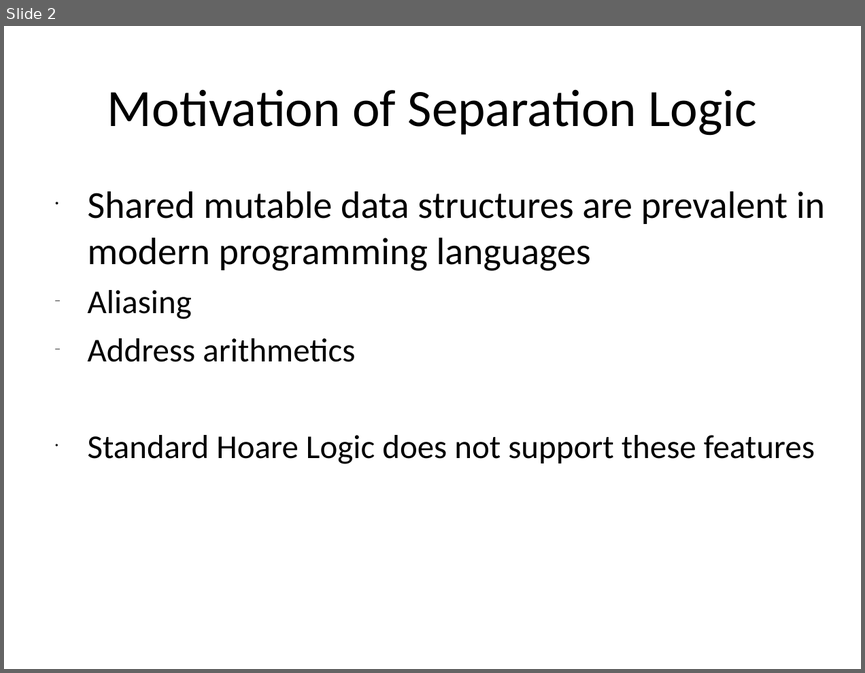
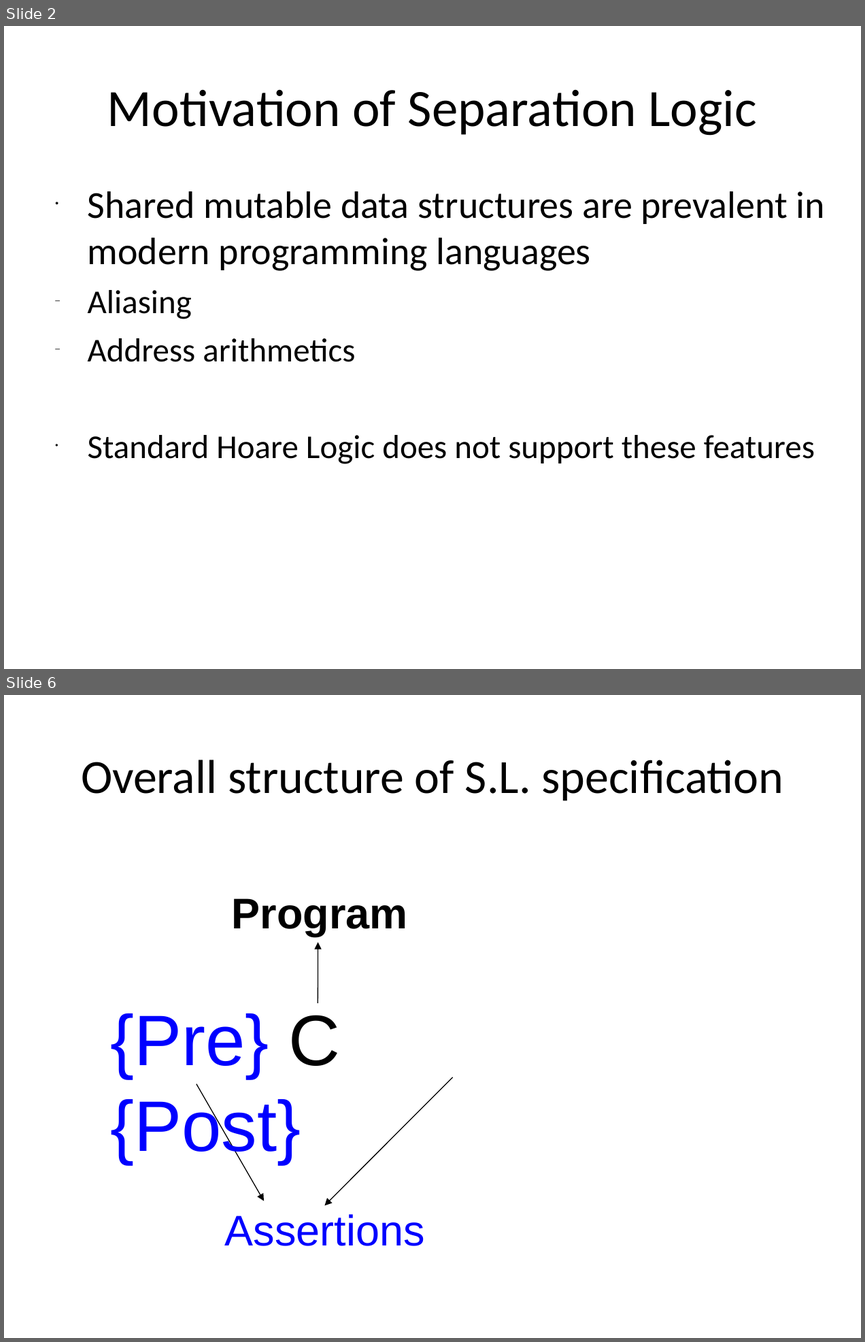
Before and after one commit to xiaohe27/Papers4Courses, a slide deck: FM/presentations/Overview of Separation Logic.ppt. Shown one above the other, each under a label of ours: slide 2 before the commit, slides 2 and 6 after it; the slides between them are not shown. The pictures are 865x673 and 865x1342 pixels, drawn with LibreOffice and Linux fonts; fonts in the diff are those of the drawing. Boxes give left, top, right and bottom in pixels: in the first picture for what was removed or moved away, otherwise in the second. Text is boxed around its words. In the diff, an @@ line names an element or a change of style, - is before the commit and + after.

```diff
--- a/FM/presentations/Overview of Separation Logic.ppt
+++ b/FM/presentations/Overview of Separation Logic.ppt
@@ slide 6 added at (x1=4, y1=695, x2=861, y2=1338), background #FFFFFF @@
@@ title added at (x1=81, y1=760, x2=784, y2=801), 40 pt, text #000000 @@
+Overall structure of S.L. specification
@@ text added at (x1=232, y1=898, x2=408, y2=936), 36 pt, text #000000, bold @@
+Program
@@ arrow added from (317, 1002) to (317, 942), #000000 0.74 pt @@
@@ text added at (x1=110, y1=1013, x2=341, y2=1164), 60 pt, text #0000FF @@
+{Pre} C {Post}
@@ arrow added from (453, 1077) to (324, 1205), #000000 0.74 pt @@
@@ arrow added from (196, 1084) to (264, 1200), #000000 0.74 pt @@
@@ text added at (x1=225, y1=1214, x2=425, y2=1246), 36 pt, text #0000FF @@
+Assertions
```
Also in this commit, not shown: 2 slides changed, 5 other slides added.
